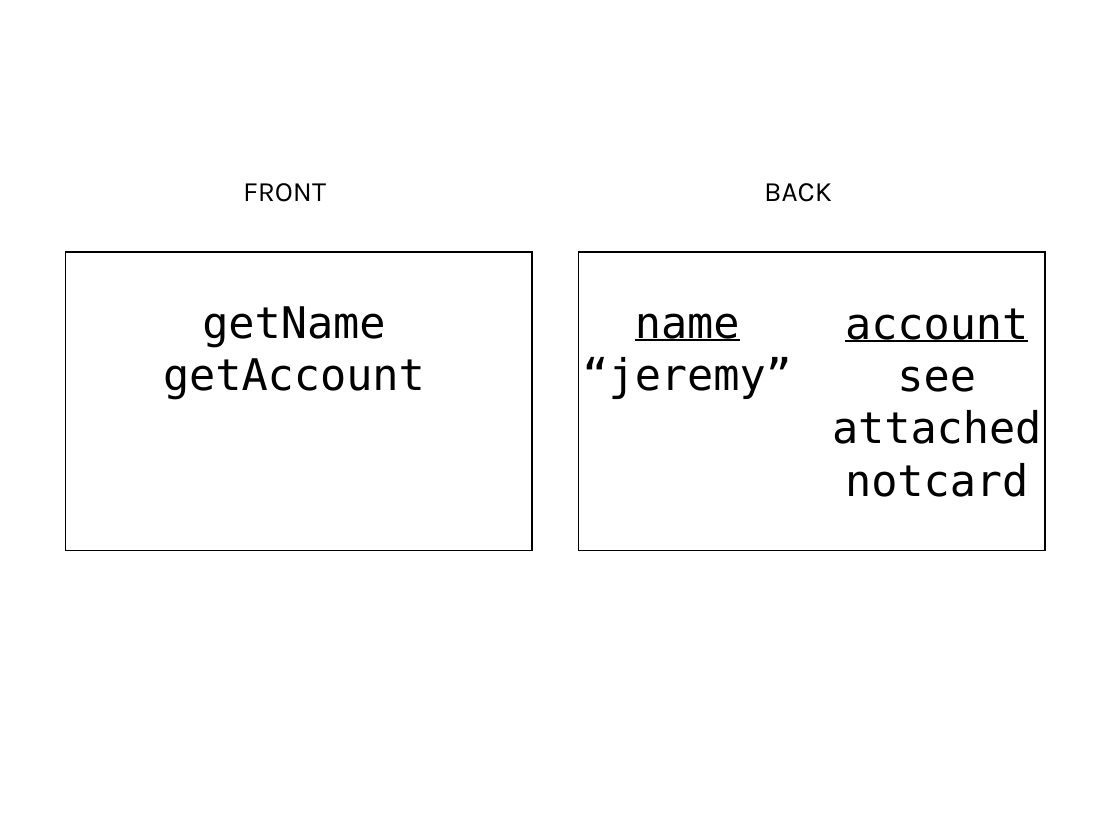
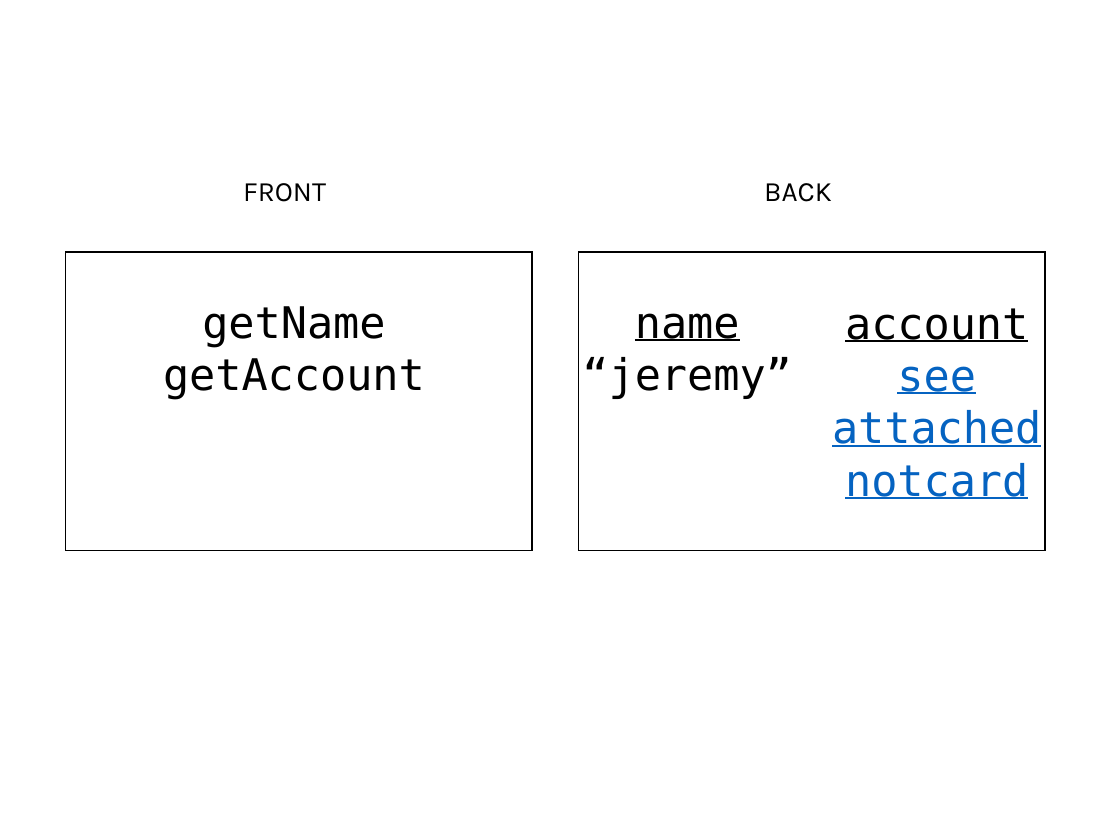
Before and after one commit to CSBSJU/CSCI-160, a slide deck: slide 4 of assets/slides/classes/slides.pptx. Drawn at 1120x840 pixels with LibreOffice and Linux fonts; fonts in the diff are those of the drawing. Boxes give left, top, right and bottom in pixels: in the first picture for what was removed or moved away, otherwise in the second. Text is boxed around its words. In the diff, an @@ line names an element or a change of style, - is before the commit and + after.

Commit message:
updated slides

```diff
--- a/assets/slides/classes/slides.pptx
+++ b/assets/slides/classes/slides.pptx
@@ text at (832, 366, 1041, 499): text colour #000000 to #0563C1, underline on in "see attached notcard" @@
```
Also in this commit, not shown: 2 slides added.
